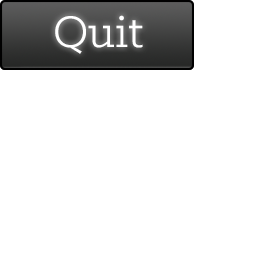
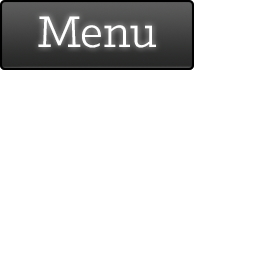
Revision of a layered (256, 256) image; what changed, layer by layer:
renamed "Quit" to "Menu", painted on it over box(38, 15, 156, 54)
